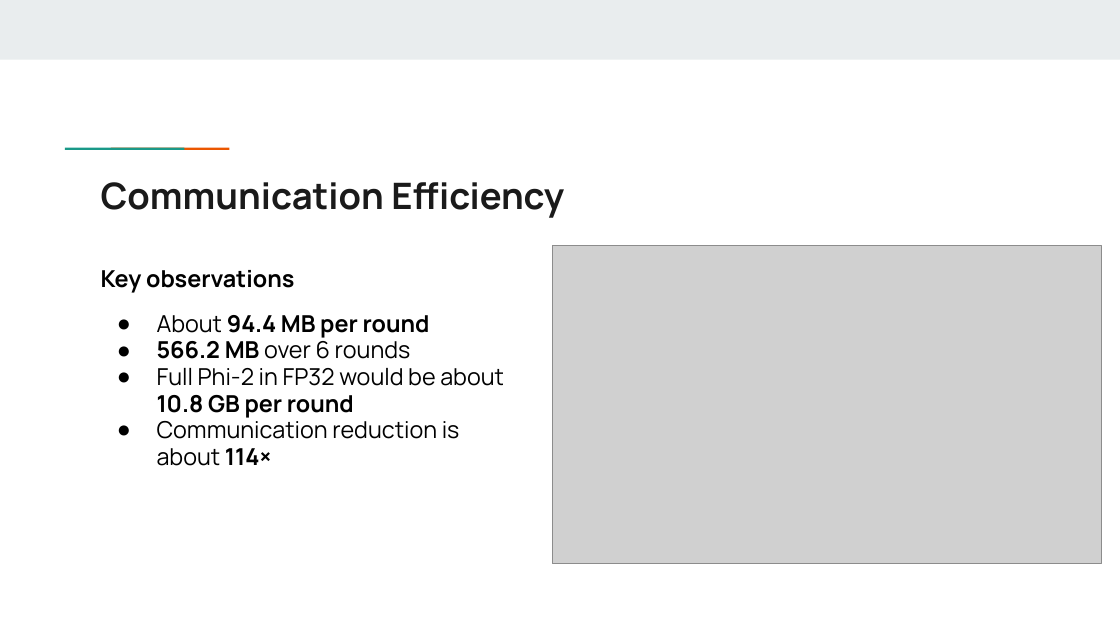
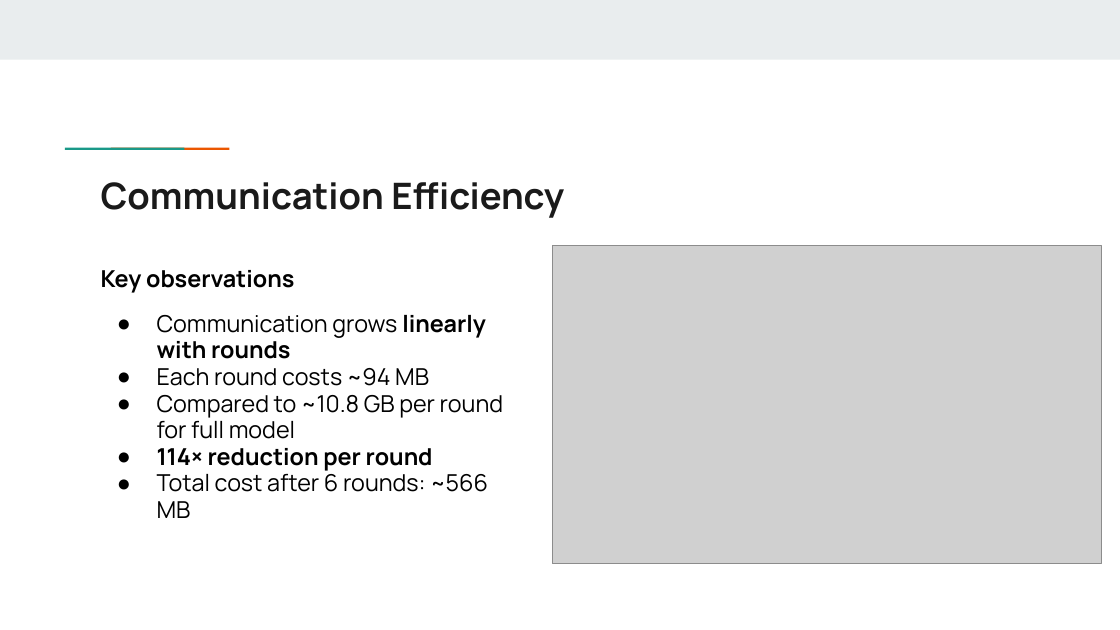
Before and after one commit to krish-patel1003/TDC-project, a slide deck: slide 16 of Team_16_PaperRex_Presentation.pptx. Drawn at 1120x630 pixels with LibreOffice and Linux fonts; fonts in the diff are those of the drawing; grey boxes stand for pictures. Boxes give left, top, right and bottom in pixels: in the first picture for what was removed or moved away, otherwise in the second. Text is boxed around its words. In the diff, an @@ line names an element or a change of style, - is before the commit and + after.

```diff
--- a/Team_16_PaperRex_Presentation.pptx
+++ b/Team_16_PaperRex_Presentation.pptx
@@ text at [157, 315, 503, 518]: text changed @@
-● About 94.4 MB per round
-● 566.2 MB over 6 rounds
-● Full Phi-2 in FP32 would be about 10.8 GB per round
-● Communication reduction is about 114×
+● Communication grows linearly with rounds
+● Each round costs ~94 MB
+● Compared to ~10.8 GB per round for full model
+● 114× reduction per round
+● Total cost after 6 rounds: ~566 MB
```
Also in this commit, not shown: 10 other slides changed, 1 other file.
